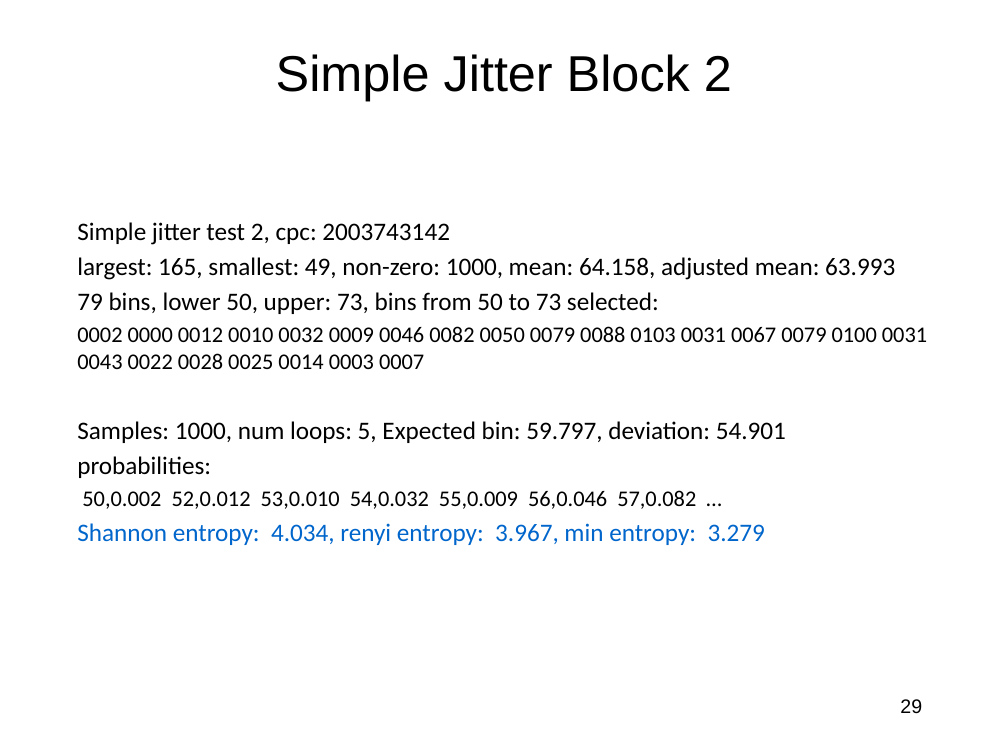
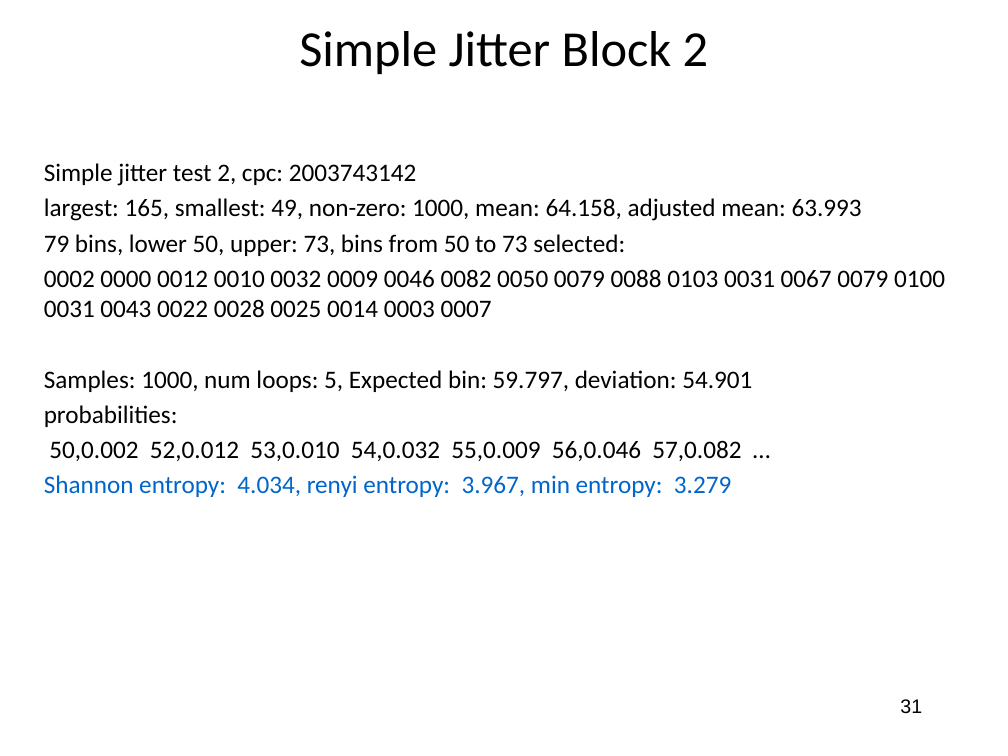
Before and after one commit to jlmucb/class_notes, a slide deck: slide 31 of BerkeleyClass/CS290Spring2013/Lectures/entropy_talk.pptx (slide 29 before the commit). Drawn at 1008x756 pixels with LibreOffice and Linux fonts; fonts in the diff are those of the drawing. Boxes give left, top, right and bottom in pixels: in the first picture for what was removed or moved away, otherwise in the second. Text is boxed around its words. In the diff, an @@ line names an element or a change of style, - is before the commit and + after.

Commit message:
entropy talk

```diff
--- a/BerkeleyClass/CS290Spring2013/Lectures/entropy_talk.pptx
+++ b/BerkeleyClass/CS290Spring2013/Lectures/entropy_talk.pptx
@@ title "Simple Jitter Block 2": place and size @@
-title "Simple Jitter Block 2" at bbox=[276, 54, 732, 101]
+title "Simple Jitter Block 2" at bbox=[299, 31, 709, 74]
@@ title "Simple Jitter Block 2" at bbox=[299, 31, 709, 74]: font Arial to Calibri @@
@@ text "Simple jitter test 2, cpc: ...": place and size @@
-text "Simple jitter test 2, cpc: ..." at bbox=[77, 222, 927, 545]
+text "Simple jitter test 2, cpc: ..." at bbox=[44, 163, 945, 497]
@@ text at bbox=[44, 269, 945, 461]: size 16 to 18 pt in "0002 0000 0012 0010 0032 0009 0046 ...", "50,0.002 52,0.012 53,0.010 54,0.032 55,0.009 56,0.046 57,0.0 ..." @@
@@ page number at bbox=[900, 699, 922, 714]: text changed @@
-29
+31
```
Also in this commit, not shown: 54 other slides changed, 1 slide added, 1 other file.
